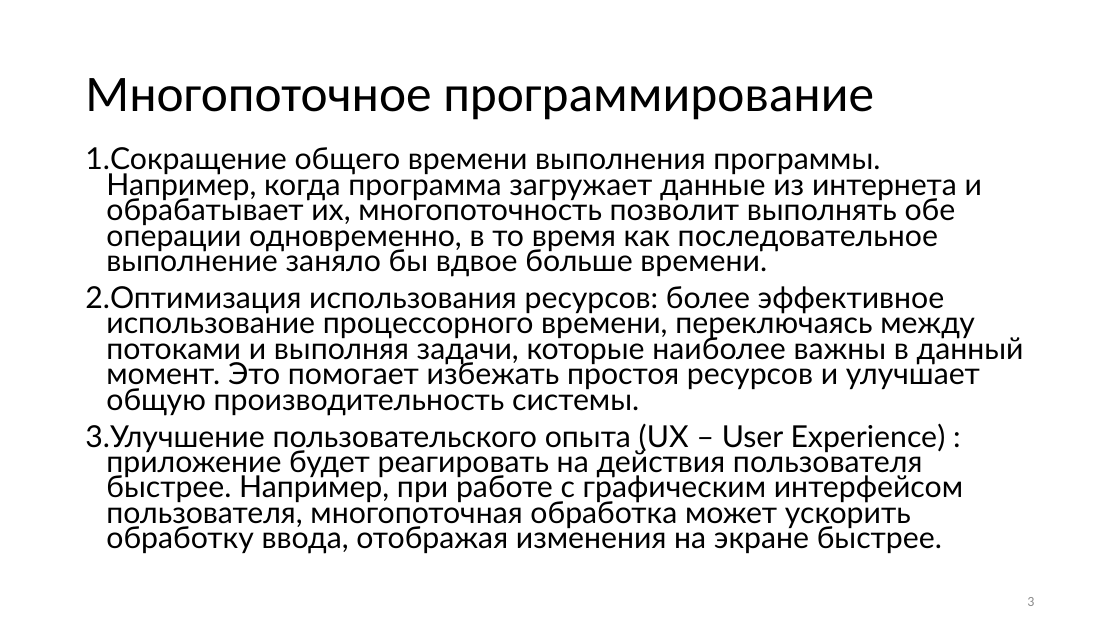
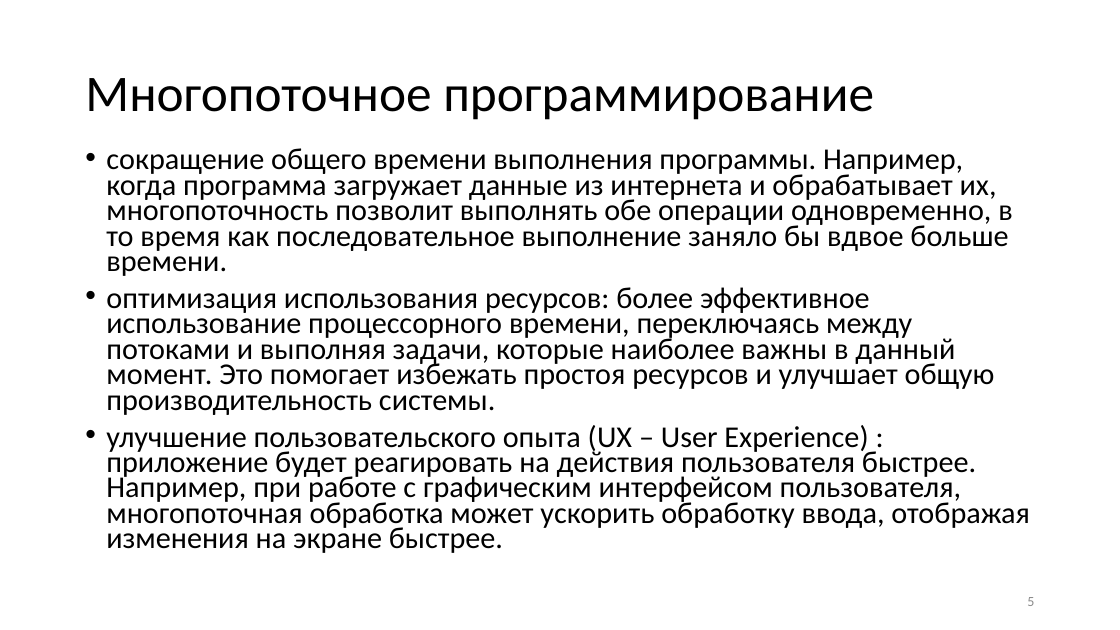
Before and after one commit to blockin90/Programming_PIB, a slide deck: slide 5 of Лекции/3 семестр/Часть 3/Программирование лекция 3.3.pptx (slide 3 before the commit). Drawn at 1120x630 pixels with LibreOffice and Linux fonts; fonts in the diff are those of the drawing. Boxes give left, top, right and bottom in pixels: in the first picture for what was removed or moved away, otherwise in the second. Text is boxed around its words. In the diff, an @@ line names an element or a change of style, - is before the commit and + after.

```diff
--- a/Лекции/3 семестр/Часть 3/Программирование лекция 3.3.pptx
+++ b/Лекции/3 семестр/Часть 3/Программирование лекция 3.3.pptx
@@ text at (106,148,1030,553): text changed; font Lato to Calibri @@
-1. Сокращение общего времени выполнения программы. Например, когда программа загружает данные из интернета и обрабатывает их, многопоточность позволит выполнять обе операции одновременно, в то время как последовательное выполнение заняло бы вдвое больше времени.
-2. Оптимизация использования ресурсов: более эффективное использование процессорного времени, переключаясь между потоками и выполняя задачи, которые наиболее важны в данный момент. Это помогает избежать простоя ресурсов и улучшает общую производительность системы.
-3. Улучшение пользовательского опыта (UX – User Experience) : приложение будет реагировать на действия пользователя быстрее. Например, при работе с графическим интерфейсом пользователя, многопоточная обработка может ускорить обработку ввода, отображая изменения на экране быстрее.
+• сокращение общего времени выполнения программы. Например, когда программа загружает данные из интернета и обрабатывает их, многопоточность позволит выполнять обе операции одновременно, в то время как последовательное выполнение заняло бы вдвое больше времени.
+• оптимизация использования ресурсов: более эффективное использование процессорного времени, переключаясь между потоками и выполняя задачи, которые наиболее важны в данный момент. Это помогает избежать простоя ресурсов и улучшает общую производительность системы.
+• улучшение пользовательского опыта (UX – User Experience) : приложение будет реагировать на действия пользователя быстрее. Например, при работе с графическим интерфейсом пользователя, многопоточная обработка может ускорить обработку ввода, отображая изменения на экране быстрее.
```
Also in this commit, not shown: 12 other slides changed, 9 slides added.
